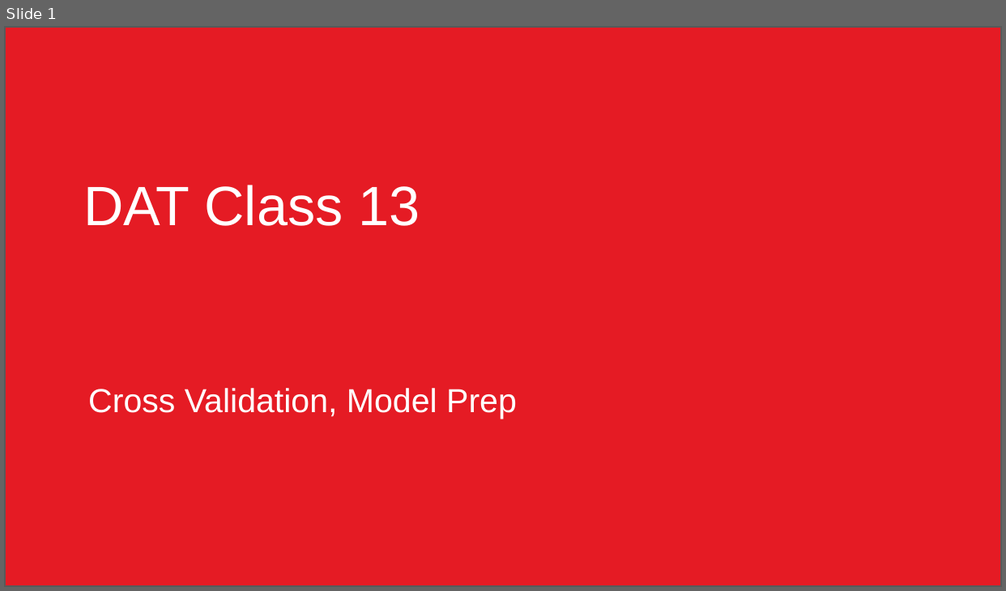
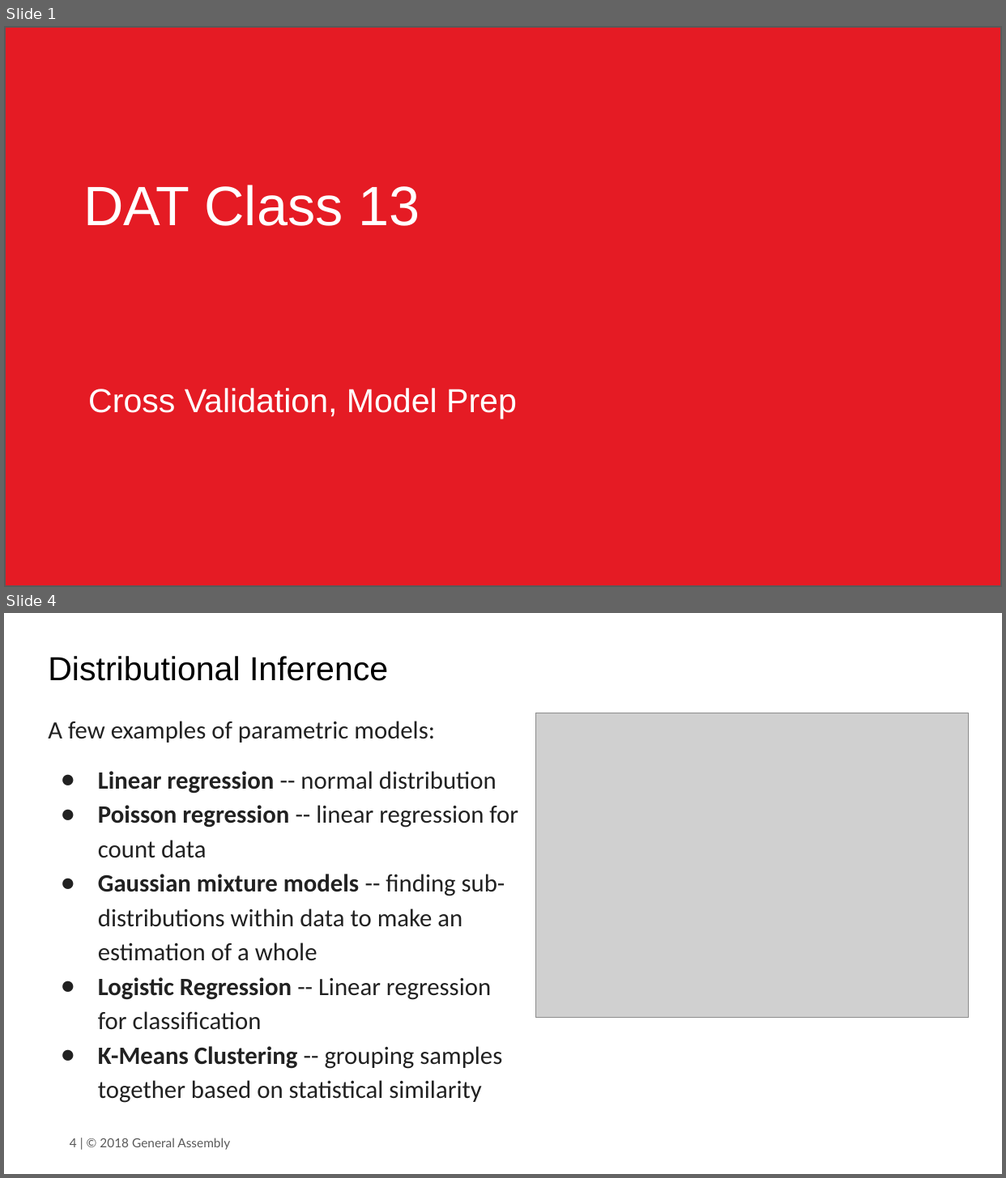
Before and after one commit to JonathanBechtel/DAT-10-14, a slide deck: class material/Unit3/Class13/DAT Class 13.pptx. Shown one above the other, each under a label of ours: slide 1 before the commit, slides 1 and 4 after it; the slides between them are not shown. The pictures are 1006x591 and 1006x1178 pixels, drawn with LibreOffice and Linux fonts; fonts in the diff are those of the drawing; grey boxes stand for pictures; background and template pictures are left out. Boxes give left, top, right and bottom in pixels: in the first picture for what was removed or moved away, otherwise in the second. Text is boxed around its words. In the diff, an @@ line names an element or a change of style, - is before the commit and + after.

```diff
--- a/class material/Unit3/Class13/DAT Class 13.pptx
+++ b/class material/Unit3/Class13/DAT Class 13.pptx
@@ slide 4 added at (4,613,1002,1174), background #FFFFFF @@
@@ title added at (48,656,388,681), 24 pt, text #000000 @@
+Distributional Inference
@@ text added at (48,721,518,1103), 18 pt, text #212121 @@
+A few examples of parametric models:
+● Linear regression -- normal distribution
+● Poisson regression -- linear regression for count data
+● Gaussian mixture models -- finding sub-distributions within data to make an estimation of a whole
+● Logistic Regression -- Linear regression for classification
+● K-Means Clustering -- grouping samples together based on statistical similarity
@@ picture added at (536,713,969,1017) @@
@@ text added at (70,1138,230,1150), 9 pt, text #595959 @@
+4 | © 2018 General Assembly
```
Also in this commit, not shown: 1 slide changed, 15 other slides added, 2 slides removed, 13 other files.
